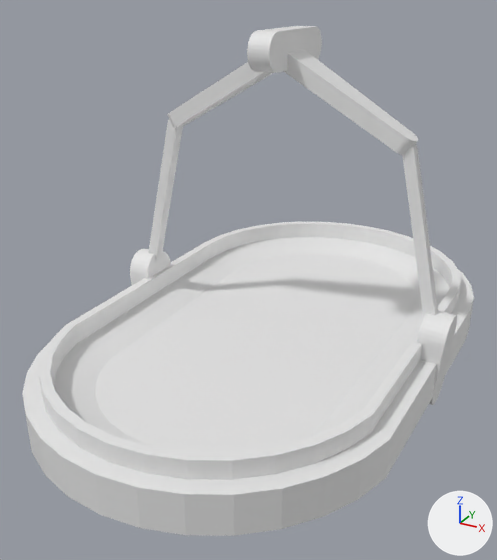
The Blender file Assets/Blender/Gondola/gondola.blend as it was, and as the next commit left it.
Both versions are drawn from a camera (50 mm lens) standing at (13.8, -33.4, 16.2) and looking at (-0.6, -7.2, 3.1). Arrows for +X, +Y and +Z are at lower right; the lights stay in place. The older version comes first.

Before the edit, the objects in view are built like this:
```python
me_circle_002 = bpy.data.meshes.new('Circle.002')
me_circle_002.from_pydata(...)  # 64 vertices, 34 faces; spans x -8.4..-5.42, y -5.4..-4.86, z 0.43..9.93
me_circle_004 = bpy.data.meshes.new('Circle.004')
me_circle_004.from_pydata(...)  # 64 vertices, 34 faces; spans x 5.42..8.4, y -5.4..-4.86, z 0.43..9.93
me_cylinder_001 = bpy.data.meshes.new('Cylinder.001')
me_cylinder_001.from_pydata(...)  # 64 vertices, 32 faces; spans x -7.7..7.7, y -18.5..7.7, z 0.3..1.4
ob_circle_002 = bpy.data.objects.new('Circle.002', me_circle_002)
ob_circle_002.location = (0.0, 0.0, 0.0)
ob_circle_004 = bpy.data.objects.new('Circle.004', me_circle_004)
ob_circle_004.location = (0.0, 0.0, 0.0)
ob_cylinder_001 = bpy.data.objects.new('Cylinder.001', me_cylinder_001)
ob_cylinder_001.location = (0.0, 0.0, 0.0)
_m = ob_cylinder_001.modifiers.new('Solidify', 'SOLIDIFY')
_m.thickness = 0.45
_m.offset = 1.0
# also in view: 'Circle.001' at (-2.9, -5.1, 11.5); 'Circle.003' at (-7.9, -5.1, 0.2); 'Cylinder' at (0.0, -5.4, -0.3); 'Circle.005' at (2.9, -5.1, 11.5); 'Circle' at (0.1, -5.0, 13.4)
```
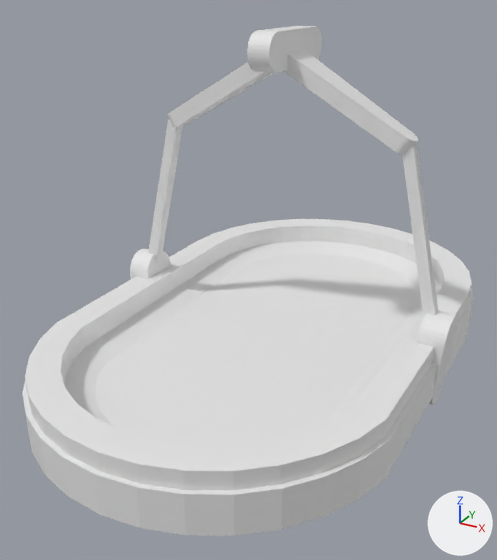
Changed parts and their boxes [x1, y1, x2, y2] in the pictures (497 x 560 px):
```json
{"object": "Cylinder.001", "change": "modifiers changed", "before": [39, 222, 461, 480], "after": [25, 219, 472, 490]}
```

Edits to the scene script, one JSON object a line:
```json
{"block": "ob_cylinder_001", "where": "_m = ob_cylinder_001.modifiers.new('Solidify', 'SOLIDIFY')"}
{"op": "set", "path": "_m.thickness", "old": "0.45", "new": "1.4"}
{"op": "set", "path": "_m.offset", "old": "1.0", "new": "0.23"}
```
